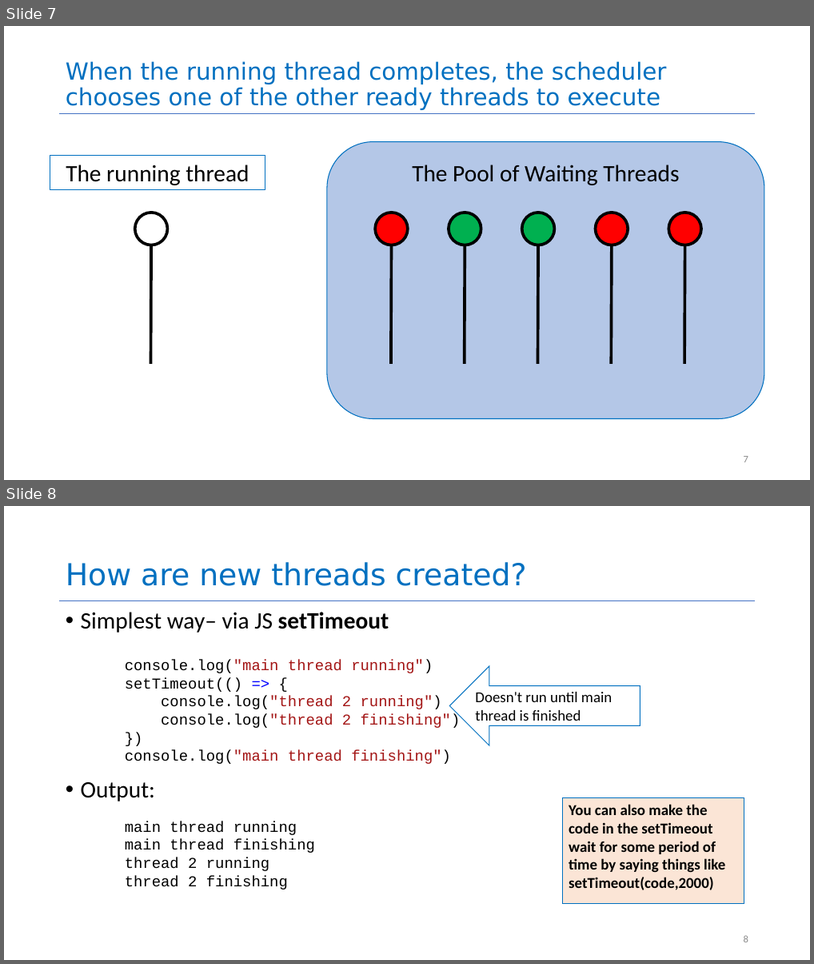
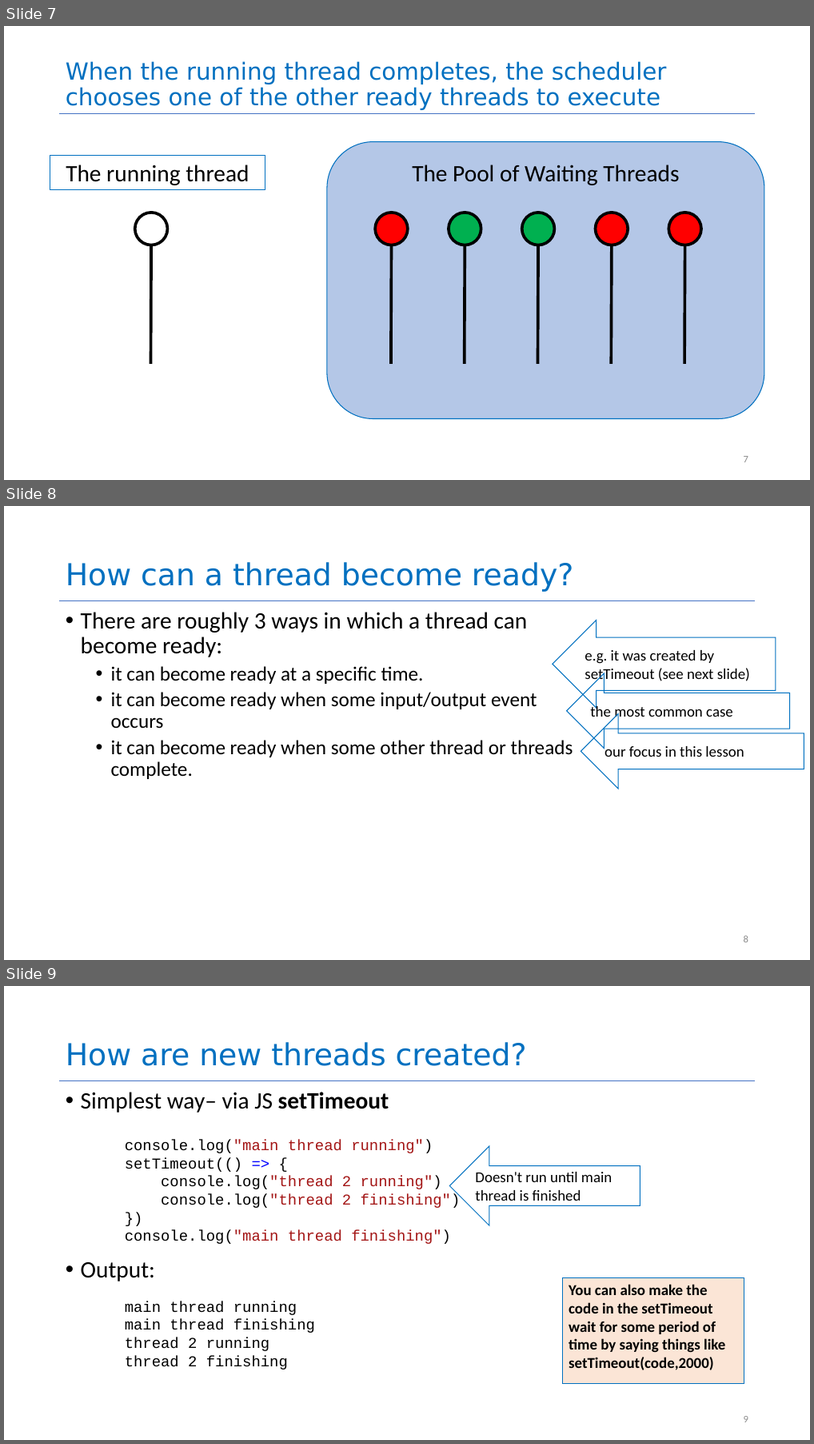
Before and after one commit to neu-se/CS4530-CS5500-Spring-2021, a slide deck: Slides/Lesson 4.1 The JavaScript Thread Model.pptx. Shown one above the other, each under a label of ours: slides 7 and 8 before the commit, slides 7, 8 and 9 after it. The pictures are 814x964 and 814x1444 pixels, drawn with LibreOffice and Linux fonts; fonts in the diff are those of the drawing. Boxes give left, top, right and bottom in pixels: in the first picture for what was removed or moved away, otherwise in the second. Text is boxed around its words. In the diff, an @@ line names an element or a change of style, - is before the commit and + after.

```diff
--- a/Slides/Lesson 4.1 The JavaScript Thread Model.pptx
+++ b/Slides/Lesson 4.1 The JavaScript Thread Model.pptx
@@ slide 8 added at <box>4,506,810,960</box>, background #FFFFFF; not listed: 1 template element that a slide beside it also shows @@
@@ title added at <box>66,562,574,592</box>, 36 pt, text #0070C0 @@
+How can a thread become ready?
@@ text added at <box>81,612,574,779</box>, 24 pt, text #000000 @@
+• There are roughly 3 ways in which a thread can become ready:
+  • it can become ready at a specific time.
+  • it can become ready when some input/output event occurs
+  • it can become ready when some other thread or threads complete.
@@ left arrow added at <box>553,620,776,708</box>, outline #0070C0 1 pt, 18 pt, text #000000 @@
+e.g. it was created by setTimeout (see next slide)
@@ left arrow added at <box>567,673,790,748</box>, outline #0070C0 1 pt, 18 pt, text #000000 @@
+the most common case
@@ left arrow added at <box>581,713,804,788</box>, outline #0070C0 1 pt, 18 pt, text #000000 @@
+our focus in this lesson
@@ page number added at <box>744,935,749,942</box>, 12 pt, text #8C8C8C @@
+8
@@ what was slide 8 is now slide 9 @@
```
Also in this commit, not shown: 2 slides changed, 1 slide removed, 1 other file.
